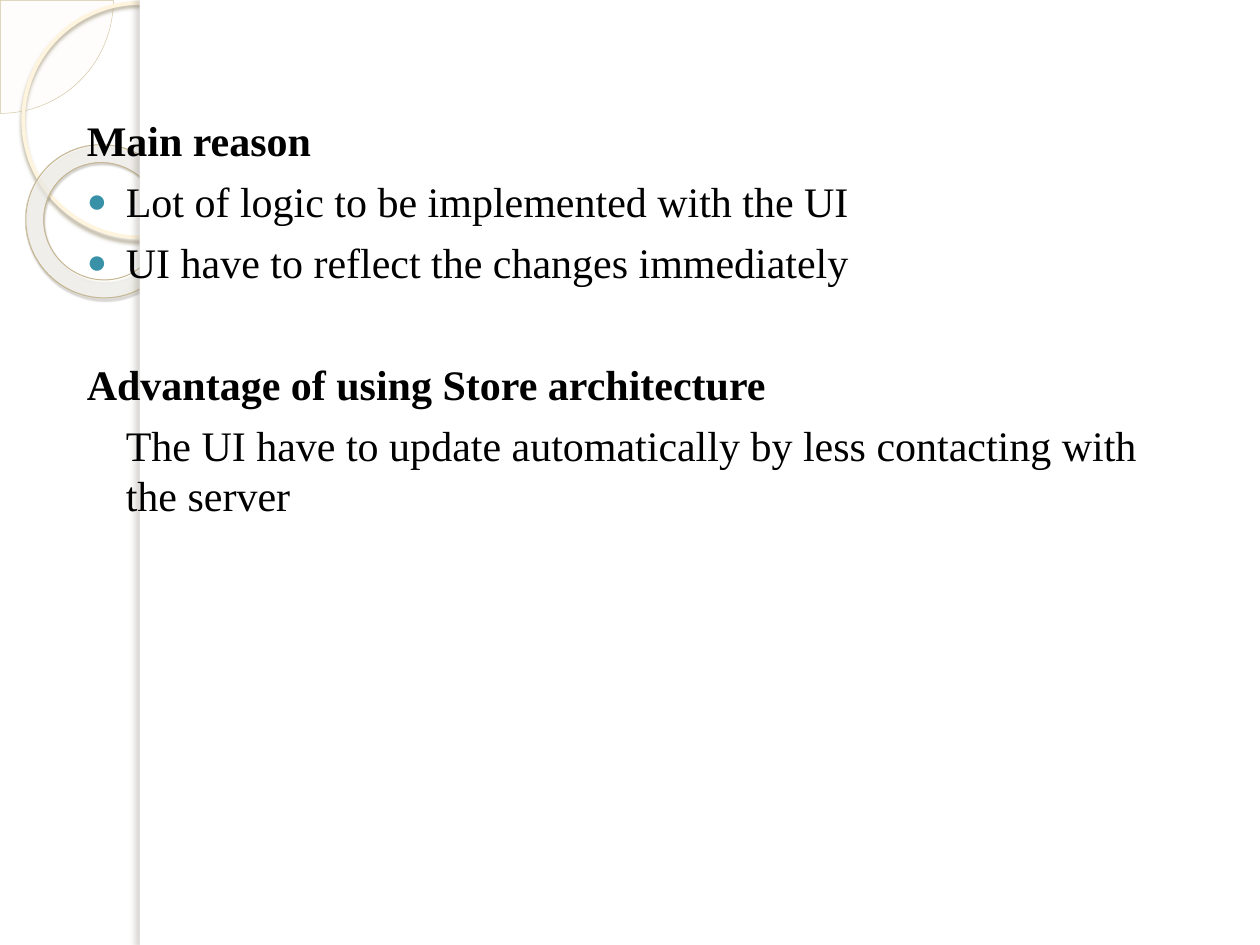
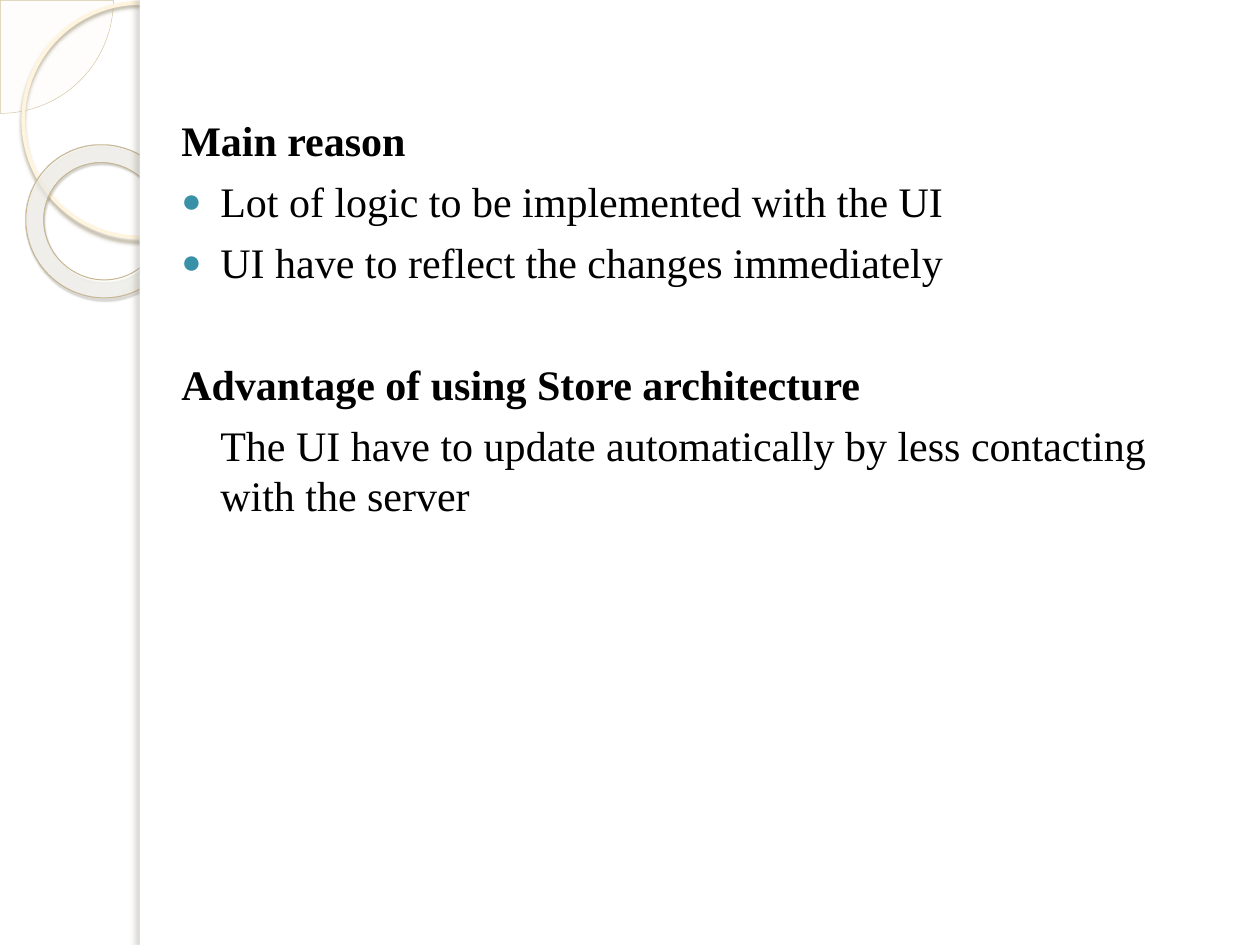
Before and after one commit to GlobalLabstvr/Mentoring-ppt, a slide deck: slide 8 of Kathambari Satheesh/NgRxppt.pptx. Drawn at 1260x945 pixels with LibreOffice and Linux fonts; fonts in the diff are those of the drawing; background and template pictures are left out. Boxes give left, top, right and bottom in pixels: in the first picture for what was removed or moved away, otherwise in the second. Text is boxed around its words. In the diff, an @@ line names an element or a change of style, - is before the commit and + after.

```diff
--- a/Kathambari Satheesh/NgRxppt.pptx
+++ b/Kathambari Satheesh/NgRxppt.pptx
@@ text "Main reason" rewrapped from bbox=[87, 127, 1137, 512] to bbox=[181, 127, 1146, 512] @@
```
Also in this commit, not shown: 3 other files.
